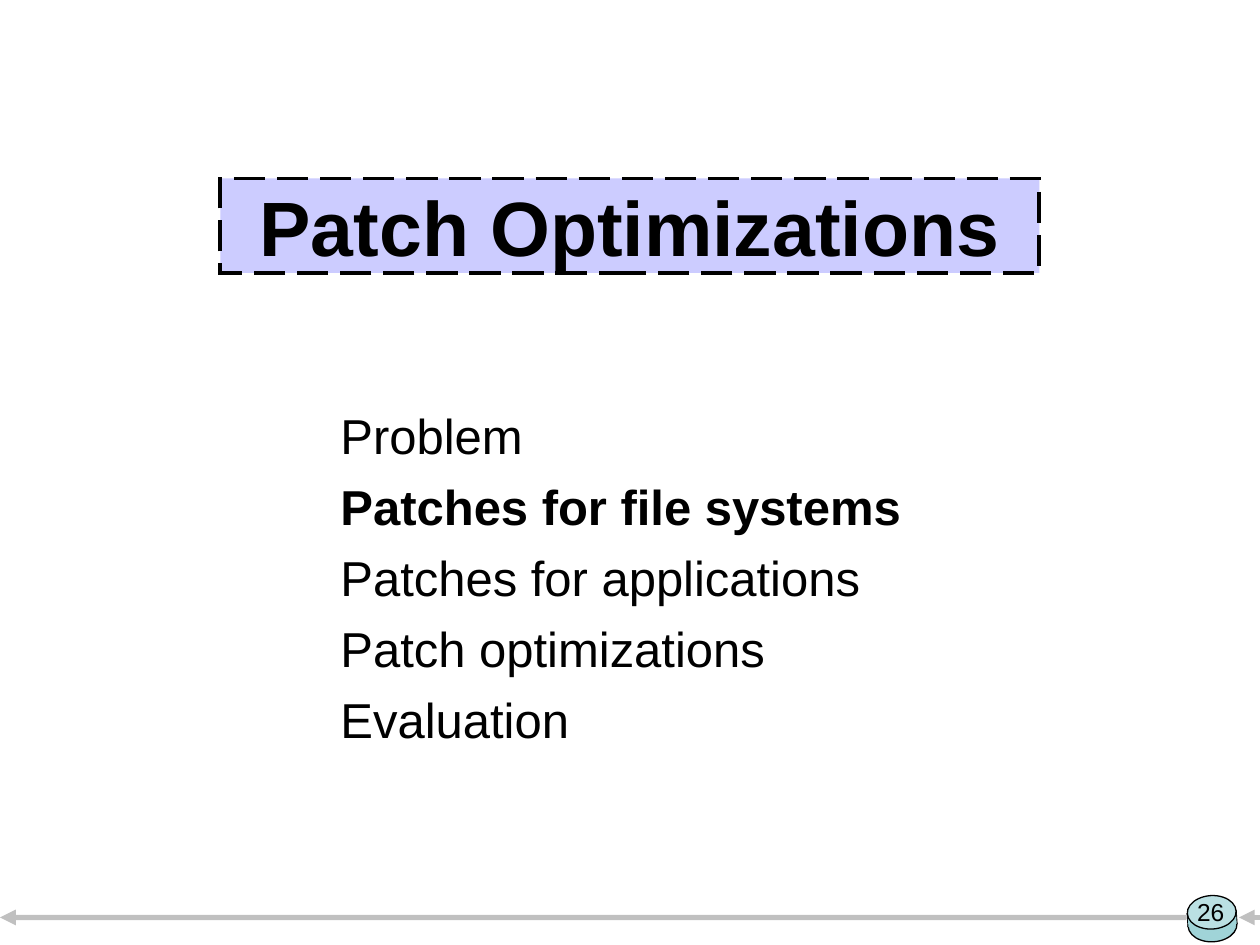
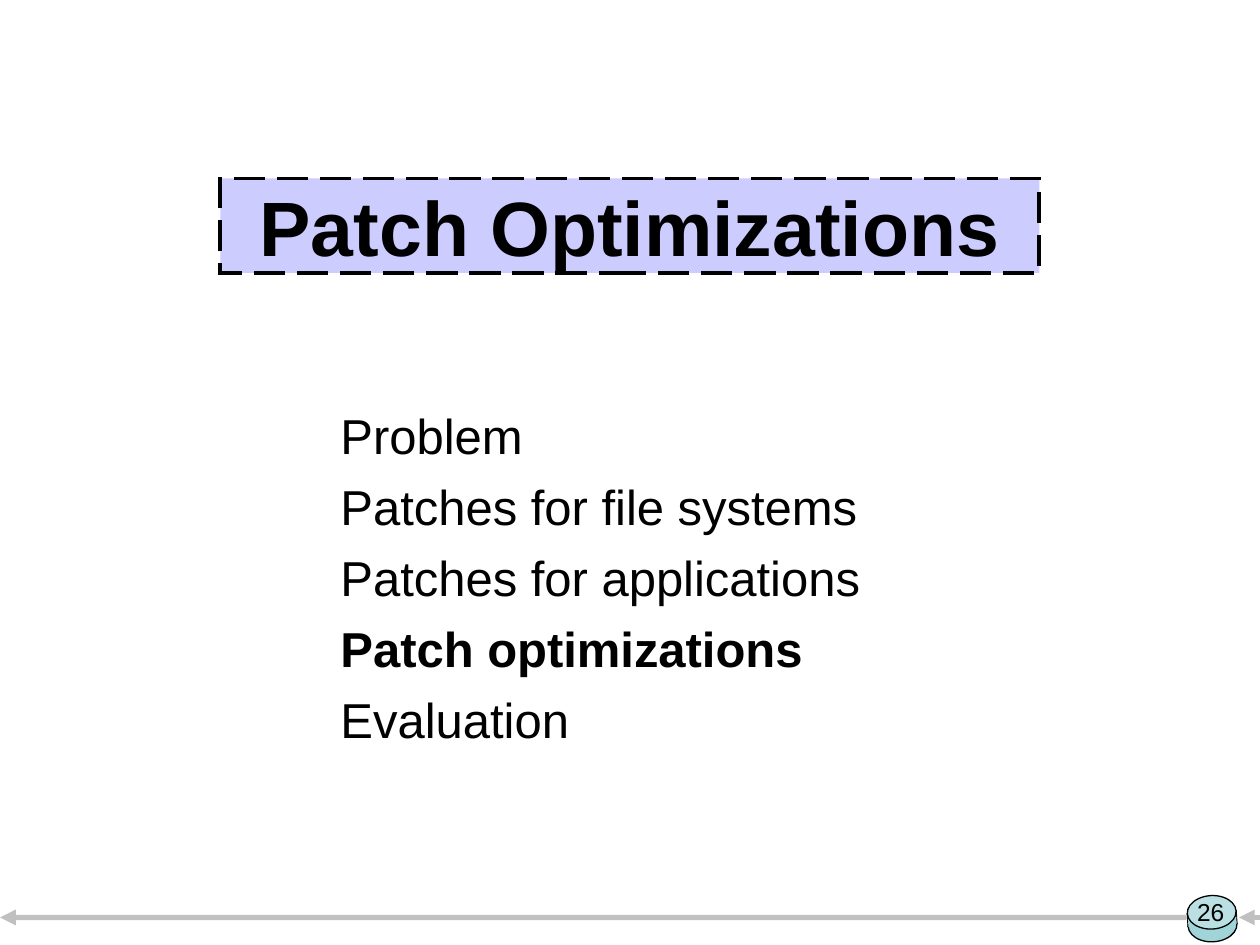
Before and after one commit to ucla-readable/fstitch-doc, a slide deck: slide 26 of sosp/pres.ppt. Drawn at 1260x945 pixels with LibreOffice and Linux fonts; fonts in the diff are those of the drawing. Boxes give left, top, right and bottom in pixels: in the first picture for what was removed or moved away, otherwise in the second. Text is boxed around its words. In the diff, an @@ line names an element or a change of style, - is before the commit and + after.

Commit message:
Small fixes.

```diff
--- a/sosp/pres.ppt
+++ b/sosp/pres.ppt
@@ text at [340,489,857,677]: bold off in "Patches for file systems"; bold on in "Patch optimizations" @@
```
Also in this commit, not shown: 4 other slides changed.
